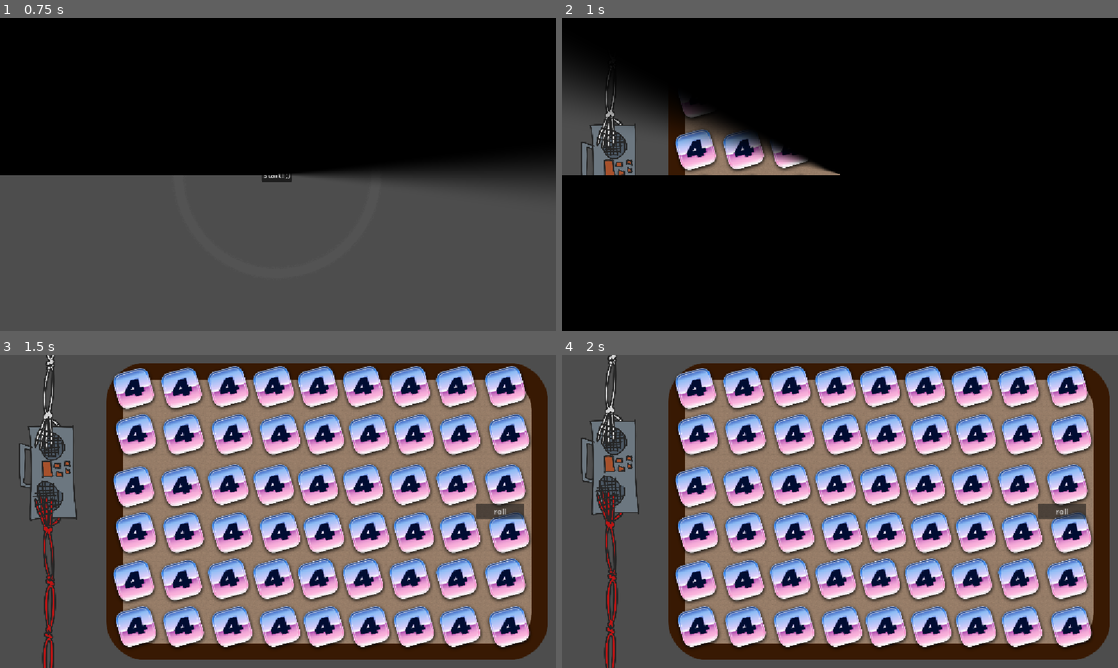
Above: before the commit, frames 1-4 (two rows, left to right).
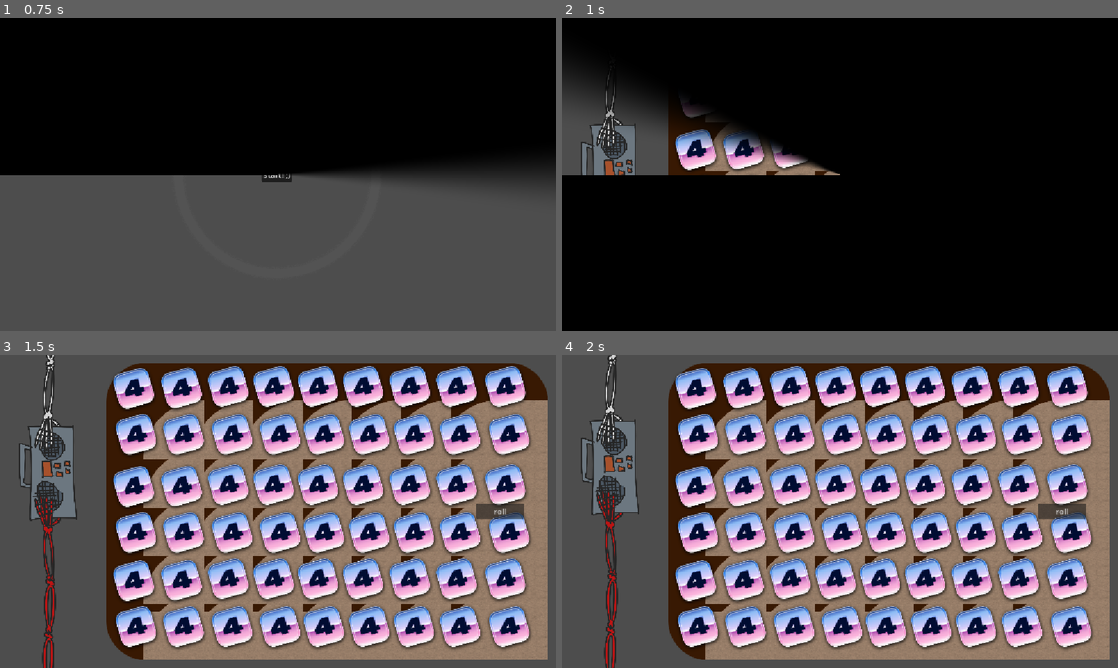
Above: after the commit, the same moments.

Repository: vhoyer/ludum_dare_60
Game: Godot game, scene res://stages/main_menu/main_menu.tscn
The game is run twice, just before and just after one commit, with the same random seed, the same clock (stepped at 60 frames per second) and the same inputs.
Inputs (mouse positions are in pixels of both pictures, inside the frame that each line leads up to):
- Up to frame 1 (0.75 s): click "start! ,)" at 0.5 s
- Up to frame 2 (1 s): no input
- Up to frame 3 (1.5 s): move the mouse to (400, 495) at 1.27 s; hold Right (ui_right) from 1.28 s (still down); tap K at 1.35 s; click (400, 495) at 1.42 s
- Up to frame 4 (2 s): keep holding Right (ui_right)

Frame 1 is identical in both runs. In frame 2, 0.4% of the frame differs, in the area x 22-48%, y 31-51%; in frame 3, 9.9%, in the area x 22-99%, y 8-98%; in frame 4, 9.9%.

Commit message:
Updated Table

Diff:
--- a/components/game_table/game_table.tscn
+++ b/components/game_table/game_table.tscn
@@ -1,7 +1,11 @@
 [gd_scene format=3 uid="uid://kfbhin5nkdnx"]
 
-[ext_resource type="Texture2D" uid="uid://84pks8q2jil" path="res://assets/table/wood_placeholder.png" id="1_0jmbw"]
+[ext_resource type="Texture2D" uid="uid://blocfv7o3r18n" path="res://assets/table/simple_wood.png" id="1_86wg2"]
 [ext_resource type="Texture2D" uid="uid://un38aj1sbywe" path="res://assets/table/cloth_fabric.png" id="2_86wg2"]
+[ext_resource type="Texture2D" uid="uid://brpshq550hbwj" path="res://assets/table/lighting.png" id="3_idtrl"]
+
+[sub_resource type="CanvasItemMaterial" id="CanvasItemMaterial_sjrfj"]
+blend_mode = 1
 
 [node name="GameTable" type="MarginContainer" unique_id=1424488825]
 anchors_preset = 15
@@ -11,25 +15,30 @@
 grow_vertical = 2
 
 [node name="Border" type="NinePatchRect" parent="." unique_id=320899430]
-modulate = Color(0.9248491, 0.93102807, 0.7186616, 1)
 layout_mode = 2
-texture = ExtResource("1_0jmbw")
-region_rect = Rect2(0, 0, 300, 300)
-patch_margin_left = 100
-patch_margin_top = 100
-patch_margin_right = 100
-patch_margin_bottom = 100
+texture = ExtResource("1_86wg2")
+region_rect = Rect2(0, 0, 600, 600)
+patch_margin_left = 199
+patch_margin_top = 204
+patch_margin_right = 195
+patch_margin_bottom = 222
 axis_stretch_horizontal = 1
+
+[node name="Surface" type="NinePatchRect" parent="." unique_id=402797298]
+modulate = Color(0.9134497, 0.68999195, 0.41408774, 1)
+clip_children = 2
+layout_mode = 2
+texture = ExtResource("2_86wg2")
+region_rect = Rect2(0, 0, 600, 600)
+patch_margin_left = 201
+patch_margin_top = 205
+patch_margin_right = 197
+patch_margin_bottom = 200
+axis_stretch_horizontal = 2
 axis_stretch_vertical = 1
 
-[node name="Surface" type="NinePatchRect" parent="." unique_id=402797298]
-modulate = Color(0.9250591, 0.78387344, 0.6656046, 1)
-layout_mode = 2
-texture = ExtResource("2_86wg2")
-region_rect = Rect2(0, 0, 300, 300)
-patch_margin_left = 100
-patch_margin_top = 100
-patch_margin_right = 100
-patch_margin_bottom = 100
-axis_stretch_horizontal = 2
-axis_stretch_vertical = 1
+[node name="Lighting" type="Sprite2D" parent="Surface" unique_id=370845238]
+material = SubResource("CanvasItemMaterial_sjrfj")
+position = Vector2(577.5, 322.5)
+scale = Vector2(0.6383334, 0.9214286)
+texture = ExtResource("3_idtrl")
Binary file changed: assets/table/cloth_fabric.png
Binary file changed: assets/table/cloth_velvet.png
Binary file added: assets/table/simple_wood.png
Not shown, added: assets/table/simple_wood.png.import
Binary file added: components/game_table/Simple wood.png
Not shown, added: components/game_table/Simple wood.png.import
